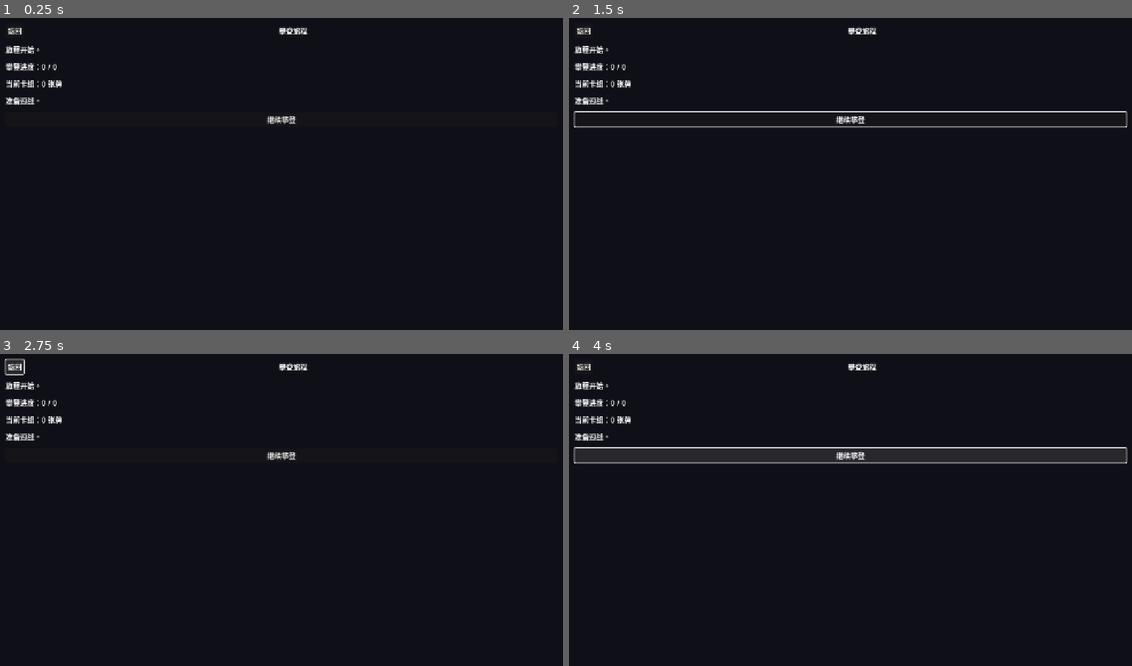
Above: before the commit, frames 1-4 (two rows, left to right).
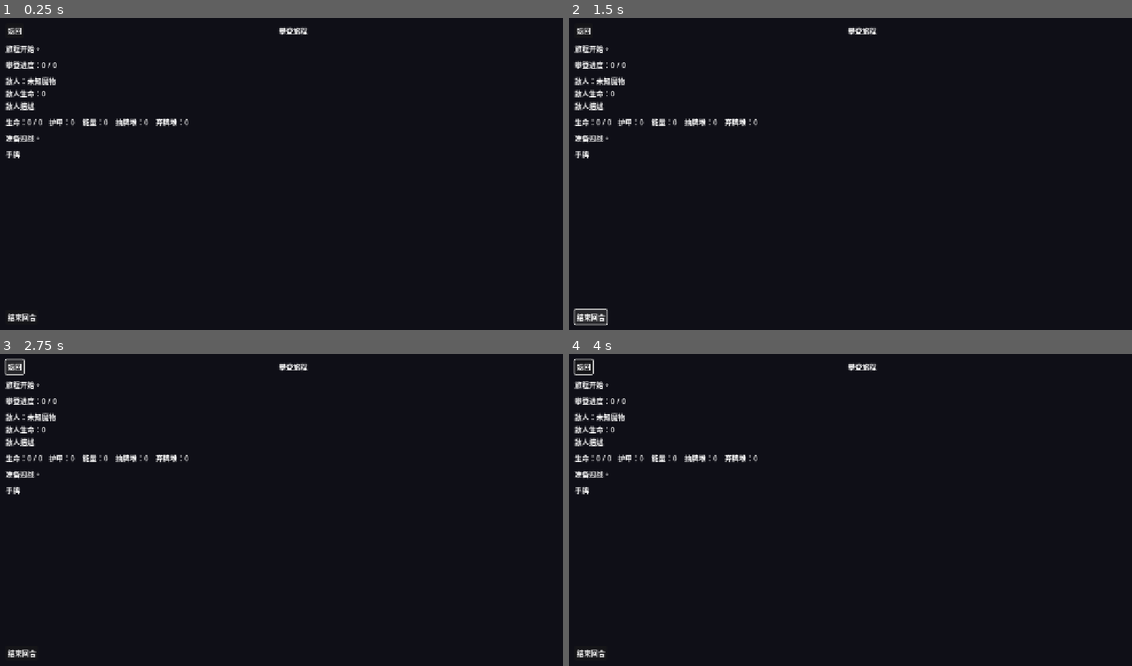
Above: after the commit, the same moments.

Repository: HHSGame/Nekopie
Game: Godot game, scene res://scenes/RunScreen.tscn
Same seed, same stepped clock (60 frames per second), same inputs: the game is played once before the commit and once after it. This scene is started directly instead of the project's main scene.
Inputs (mouse positions are in pixels of both pictures, inside the frame that each line leads up to):
- Up to frame 1 (0.25 s): no input
- Up to frame 2 (1.5 s): click (850, 120) at 0.5 s, where only the run before the commit has a clickable "继续攀登"; click (591, 317) at 1.25 s, where only the run after the commit has a clickable "结束回合"
- Up to frame 3 (2.75 s): click "返回" at 2 s
- Up to frame 4 (4 s): click "返回" at 2.75 s; click (850, 456) at 3.5 s, where only the run before the commit has a clickable "继续攀登"

The runs differ from the first frame. In frame 1, 1.6% of the frame differs, in the area x 0-53%, y 8-98%; in frame 2, 2.7%; in frame 3, 1.6%; in frame 4, 6.2%, in the area x 0-100%, y 1-98%.
Error before the commit: Parse Error: Class "GameData" hides an autoload singleton. (res://scripts/GameData.gd:2)
Error after the commit: Invalid assignment of property or key 'text' with value of type 'String' on a base object of type 'null instance'. (res://scripts/RunScreen.gd:35)

Commit message:
feat: add combat loop and encounters

Diff:
--- a/project.godot
+++ b/project.godot
@@ -1,20 +1,28 @@
 ; Engine configuration file.
-; It's best edited using the editor.
+; It's best edited using the editor UI and not directly,
+; since the parameters that go here are not all obvious.
+;
+; Format:
+;   [section] ; section goes between []
+;   param=value ; assign values to parameters
+
 config_version=5
 
 [application]
+
 config/name="Isekai Mountain Deckbuilder"
 run/main_scene="res://scenes/Main.tscn"
-config/features=PackedStringArray("4.2")
+config/features=PackedStringArray("4.3")
 
 [autoload]
+
 GameData="*res://scripts/GameData.gd"
 RunState="*res://scripts/RunState.gd"
 
 [display]
+
 window/size/viewport_width=1280
 window/size/viewport_height=720
 window/size/window_width_override=1280
 window/size/window_height_override=720
 window/stretch/mode="canvas_items"
-window/stretch/aspect="keep"
--- a/scenes/Main.tscn
+++ b/scenes/Main.tscn
@@ -1,44 +1,57 @@
-[gd_scene load_steps=2 format=3]
+[gd_scene load_steps=2 format=3 uid="uid://c5uvr0venq7br"]
 
 [ext_resource type="Script" path="res://scripts/Main.gd" id="1_6y6v6"]
 
 [node name="Main" type="Control"]
+layout_mode = 3
+anchors_preset = 15
 anchor_right = 1.0
 anchor_bottom = 1.0
+grow_horizontal = 2
+grow_vertical = 2
 script = ExtResource("1_6y6v6")
 
 [node name="Background" type="ColorRect" parent="."]
+layout_mode = 0
 anchor_right = 1.0
 anchor_bottom = 1.0
 color = Color(0.08, 0.08, 0.1, 1)
 
 [node name="CenterContainer" type="CenterContainer" parent="."]
+layout_mode = 0
 anchor_right = 1.0
 anchor_bottom = 1.0
 
 [node name="VBoxContainer" type="VBoxContainer" parent="CenterContainer"]
+layout_mode = 2
 theme_override_constants/separation = 16
 alignment = 1
 
 [node name="TitleLabel" type="Label" parent="CenterContainer/VBoxContainer"]
+layout_mode = 2
 text = "异世界冒险：隐魔之岭"
 horizontal_alignment = 1
 
 [node name="StoryLabel" type="Label" parent="CenterContainer/VBoxContainer"]
+layout_mode = 2
 text = "你穿越到异世界，被委托征服一座藏有魔物的山。\\n攀爬到山顶，击退守关魔物，即为通关。"
 horizontal_alignment = 1
 autowrap_mode = 3
 
 [node name="GoalLabel" type="Label" parent="CenterContainer/VBoxContainer"]
+layout_mode = 2
 text = "主线目标：通过卡组构筑与战斗，登顶并获得通关。"
 horizontal_alignment = 1
 autowrap_mode = 3
 
 [node name="StartButton" type="Button" parent="CenterContainer/VBoxContainer"]
+layout_mode = 2
 text = "开始征途"
 
 [node name="DeckButton" type="Button" parent="CenterContainer/VBoxContainer"]
+layout_mode = 2
 text = "卡组构筑"
 
 [node name="QuitButton" type="Button" parent="CenterContainer/VBoxContainer"]
+layout_mode = 2
 text = "退出"
--- a/scenes/RunScreen.tscn
+++ b/scenes/RunScreen.tscn
@@ -21,7 +21,7 @@
 theme_override_constants/margin_bottom = 24
 
 [node name="VBoxContainer" type="VBoxContainer" parent="MarginContainer"]
-theme_override_constants/separation = 14
+theme_override_constants/separation = 12
 
 [node name="Header" type="HBoxContainer" parent="MarginContainer/VBoxContainer"]
 theme_override_constants/separation = 12
@@ -41,12 +41,58 @@
 [node name="ProgressLabel" type="Label" parent="MarginContainer/VBoxContainer"]
 text = "攀登进度：0 / 0"
 
-[node name="DeckLabel" type="Label" parent="MarginContainer/VBoxContainer"]
-text = "当前卡组：0 张牌"
+[node name="EnemyPanel" type="VBoxContainer" parent="MarginContainer/VBoxContainer"]
+theme_override_constants/separation = 4
+
+[node name="EnemyNameLabel" type="Label" parent="MarginContainer/VBoxContainer/EnemyPanel"]
+text = "敌人：未知魔物"
+
+[node name="EnemyHpLabel" type="Label" parent="MarginContainer/VBoxContainer/EnemyPanel"]
+text = "敌人生命：0"
+
+[node name="EnemyDescLabel" type="Label" parent="MarginContainer/VBoxContainer/EnemyPanel"]
+text = "敌人描述"
+autowrap_mode = 3
+
+[node name="PlayerPanel" type="HBoxContainer" parent="MarginContainer/VBoxContainer"]
+theme_override_constants/separation = 16
+
+[node name="PlayerHpLabel" type="Label" parent="MarginContainer/VBoxContainer/PlayerPanel"]
+text = "生命：0 / 0"
+
+[node name="PlayerBlockLabel" type="Label" parent="MarginContainer/VBoxContainer/PlayerPanel"]
+text = "护甲：0"
+
+[node name="EnergyLabel" type="Label" parent="MarginContainer/VBoxContainer/PlayerPanel"]
+text = "能量：0"
+
+[node name="DrawLabel" type="Label" parent="MarginContainer/VBoxContainer/PlayerPanel"]
+text = "抽牌堆：0"
+
+[node name="DiscardLabel" type="Label" parent="MarginContainer/VBoxContainer/PlayerPanel"]
+text = "弃牌堆：0"
 
 [node name="ResultLabel" type="Label" parent="MarginContainer/VBoxContainer"]
 text = "准备迎战。"
 autowrap_mode = 3
 
-[node name="NextButton" type="Button" parent="MarginContainer/VBoxContainer"]
+[node name="HandLabel" type="Label" parent="MarginContainer/VBoxContainer"]
+text = "手牌"
+
+[node name="HandScroll" type="ScrollContainer" parent="MarginContainer/VBoxContainer"]
+size_flags_horizontal = 3
+size_flags_vertical = 3
+
+[node name="HandContainer" type="HBoxContainer" parent="MarginContainer/VBoxContainer/HandScroll"]
+size_flags_horizontal = 3
+theme_override_constants/separation = 10
+
+[node name="Actions" type="HBoxContainer" parent="MarginContainer/VBoxContainer"]
+theme_override_constants/separation = 12
+
+[node name="EndTurnButton" type="Button" parent="MarginContainer/VBoxContainer/Actions"]
+text = "结束回合"
+
+[node name="NextButton" type="Button" parent="MarginContainer/VBoxContainer/Actions"]
 text = "继续攀登"
+visible = false
--- a/scripts/GameData.gd
+++ b/scripts/GameData.gd
@@ -1,39 +1,44 @@
 extends Node
-class_name GameData
 
 const MOUNTAIN_NAME := "隐魔之岭"
 const WORLD_TAGLINE := "异世界冒险：征服山巅，穿越魔物之影。"
+const FIRST_STRIKE_DAMAGE := 4
 
 const CARD_LIBRARY := {
 	"strike": {
 		"id": "strike",
 		"name": "斩击",
 		"cost": 1,
+		"damage": 6,
 		"desc": "造成6点伤害。"
 	},
 	"defend": {
 		"id": "defend",
 		"name": "格挡",
 		"cost": 1,
+		"block": 5,
 		"desc": "获得5点护甲。"
 	},
 	"flare": {
 		"id": "flare",
 		"name": "星火",
 		"cost": 2,
+		"damage": 10,
 		"desc": "造成10点伤害。"
 	},
 	"focus": {
 		"id": "focus",
 		"name": "专注",
 		"cost": 1,
+		"draw": 2,
 		"desc": "抽2张牌。"
 	},
 	"explore": {
 		"id": "explore",
 		"name": "踏勘",
 		"cost": 1,
-		"desc": "查看山势，下一场战斗获得先手。"
+		"initiative": true,
+		"desc": "查看山势，下场战斗先手造成%d点伤害。" % FIRST_STRIKE_DAMAGE
 	}
 }
 
@@ -46,8 +51,57 @@
 	"explore"
 ]
 
+const ENEMY_LIBRARY := {
+	"slime": {
+		"id": "slime",
+		"name": "雾泽史莱姆",
+		"hp": 18,
+		"attack": 4,
+		"desc": "黏液喷吐，拖慢你的步伐。"
+	},
+	"goblin": {
+		"id": "goblin",
+		"name": "山道哥布林",
+		"hp": 22,
+		"attack": 6,
+		"desc": "埋伏在林间的劫掠者。"
+	},
+	"wisp": {
+		"id": "wisp",
+		"name": "幽雾之灵",
+		"hp": 20,
+		"attack": 7,
+		"desc": "飘忽的幽光，擅长扰乱心神。"
+	},
+	"ogre": {
+		"id": "ogre",
+		"name": "裂岩巨魔",
+		"hp": 30,
+		"attack": 9,
+		"desc": "手持岩锤，守护山腰。"
+	},
+	"summit_lord": {
+		"id": "summit_lord",
+		"name": "山巅魔王",
+		"hp": 38,
+		"attack": 11,
+		"desc": "盘踞山巅的魔物首领。"
+	}
+}
+
+const ENCOUNTERS := [
+	"slime",
+	"goblin",
+	"wisp",
+	"ogre",
+	"summit_lord"
+]
+
 static func get_card(card_id: String) -> Dictionary:
 	return CARD_LIBRARY.get(card_id, {})
 
 static func all_cards() -> Array:
 	return CARD_LIBRARY.values()
+
+static func get_enemy(enemy_id: String) -> Dictionary:
+	return ENEMY_LIBRARY.get(enemy_id, {})
--- a/scripts/RunScreen.gd
+++ b/scripts/RunScreen.gd
@@ -1,39 +1,195 @@
 extends Control
+
+const CARD_WIDGET_SCENE := preload("res://scenes/CardWidget.tscn")
+const HAND_SIZE := 5
+const ENERGY_PER_TURN := 3
 
 @onready var story_label: Label = %StoryLabel
 @onready var progress_label: Label = %ProgressLabel
-@onready var deck_label: Label = %DeckLabel
+@onready var enemy_name_label: Label = %EnemyNameLabel
+@onready var enemy_hp_label: Label = %EnemyHpLabel
+@onready var enemy_desc_label: Label = %EnemyDescLabel
+@onready var player_hp_label: Label = %PlayerHpLabel
+@onready var player_block_label: Label = %PlayerBlockLabel
+@onready var energy_label: Label = %EnergyLabel
+@onready var draw_label: Label = %DrawLabel
+@onready var discard_label: Label = %DiscardLabel
 @onready var result_label: Label = %ResultLabel
+@onready var hand_container: HBoxContainer = %HandContainer
+@onready var end_turn_button: Button = %EndTurnButton
 @onready var next_button: Button = %NextButton
 @onready var back_button: Button = %BackButton
 
-var completed := false
+var draw_pile: Array = []
+var hand: Array = []
+var discard_pile: Array = []
+var player_block := 0
+var energy := 0
+
+var enemy_data := {}
+var enemy_hp := 0
+var combat_over := false
+var run_complete := false
 
 func _ready() -> void:
 	story_label.text = "你踏上 %s 的山道，魔物在雾中伺机。" % GameData.MOUNTAIN_NAME
 	back_button.pressed.connect(_on_back_pressed)
+	end_turn_button.pressed.connect(_on_end_turn_pressed)
 	next_button.pressed.connect(_on_next_pressed)
+	_start_encounter()
+
+func _start_encounter() -> void:
+	combat_over = false
+	run_complete = false
+	player_block = 0
+	energy = ENERGY_PER_TURN
+	draw_pile = RunState.deck.duplicate(true)
+	draw_pile.shuffle()
+	hand.clear()
+	discard_pile.clear()
+	enemy_data = RunState.start_encounter()
+	enemy_hp = enemy_data.get("hp", 0)
+	if RunState.next_encounter_first_strike:
+		var strike_damage := GameData.FIRST_STRIKE_DAMAGE
+		enemy_hp = max(enemy_hp - strike_damage, 0)
+		RunState.next_encounter_first_strike = false
+		result_label.text = "你先手出击，对魔物造成%d点伤害。" % strike_damage
+	else:
+		result_label.text = "遭遇了新的魔物，准备战斗。"
+	_draw_cards(HAND_SIZE)
 	_update_ui()
 
 func _update_ui() -> void:
-	progress_label.text = "攀登进度：%d / %d" % [RunState.encounters_completed, RunState.max_encounters]
-	deck_label.text = "当前卡组：%d 张牌" % RunState.deck.size()
-	if completed:
-		next_button.text = "返回主菜单"
+	var progress_current: int = int(min(RunState.encounters_completed + 1, RunState.max_encounters))
+	progress_label.text = "攀登进度：%d / %d" % [progress_current, RunState.max_encounters]
+	enemy_name_label.text = "敌人：%s" % enemy_data.get("name", "未知魔物")
+	enemy_hp_label.text = "敌人生命：%d" % enemy_hp
+	enemy_desc_label.text = enemy_data.get("desc", "")
+	player_hp_label.text = "生命：%d / %d" % [RunState.player_hp, RunState.player_max_hp]
+	player_block_label.text = "护甲：%d" % player_block
+	energy_label.text = "能量：%d" % energy
+	draw_label.text = "抽牌堆：%d" % draw_pile.size()
+	discard_label.text = "弃牌堆：%d" % discard_pile.size()
+	end_turn_button.disabled = combat_over
+	next_button.visible = combat_over
+	if combat_over:
+		next_button.text = "返回主菜单" if run_complete else "继续攀登"
+	_refresh_hand()
+
+func _refresh_hand() -> void:
+	for child in hand_container.get_children():
+		child.queue_free()
+	for index in hand.size():
+		var card_id: String = hand[index]
+		var card_data := GameData.get_card(card_id)
+		var widget: CardWidget = CARD_WIDGET_SCENE.instantiate()
+		widget.set_card(card_data)
+		widget.clicked.connect(_on_hand_card_clicked.bind(index))
+		hand_container.add_child(widget)
+
+func _draw_cards(count: int) -> void:
+	for i in count:
+		if draw_pile.is_empty():
+			if discard_pile.is_empty():
+				break
+			draw_pile = discard_pile.duplicate(true)
+			discard_pile.clear()
+			draw_pile.shuffle()
+		hand.append(draw_pile.pop_back())
+
+func _on_hand_card_clicked(card_id: String, index: int) -> void:
+	if combat_over:
+		return
+	var card_data := GameData.get_card(card_id)
+	var cost := int(card_data.get("cost", 0))
+	if cost > energy:
+		result_label.text = "能量不足，无法打出 %s。" % card_data.get("name", "卡牌")
+		return
+	energy -= cost
+	_apply_card_effect(card_data)
+	_remove_card_from_hand(card_id, index)
+	discard_pile.append(card_id)
+	_check_enemy_defeat()
+	_update_ui()
+
+func _apply_card_effect(card_data: Dictionary) -> void:
+	var damage := int(card_data.get("damage", 0))
+	if damage > 0:
+		enemy_hp = max(enemy_hp - damage, 0)
+		result_label.text = "你对魔物造成%d点伤害。" % damage
+	var block := int(card_data.get("block", 0))
+	if block > 0:
+		player_block += block
+		result_label.text = "你获得%d点护甲。" % block
+	var draw_count := int(card_data.get("draw", 0))
+	if draw_count > 0:
+		_draw_cards(draw_count)
+		result_label.text = "你抽了%d张牌。" % draw_count
+	if bool(card_data.get("initiative", false)):
+		RunState.next_encounter_first_strike = true
+		result_label.text = "你踏勘山势，下场战斗将先手出击。"
+
+func _remove_card_from_hand(card_id: String, index: int) -> void:
+	if index >= 0 and index < hand.size() and hand[index] == card_id:
+		hand.remove_at(index)
+		return
+	var fallback_index := hand.find(card_id)
+	if fallback_index >= 0:
+		hand.remove_at(fallback_index)
+
+func _on_end_turn_pressed() -> void:
+	if combat_over:
+		return
+	_discard_hand()
+	_enemy_turn()
+	if combat_over:
+		_update_ui()
+		return
+	player_block = 0
+	energy = ENERGY_PER_TURN
+	_draw_cards(HAND_SIZE)
+	result_label.text = "魔物行动结束，你继续攀登。"
+	_update_ui()
+
+func _discard_hand() -> void:
+	for card_id in hand:
+		discard_pile.append(card_id)
+	hand.clear()
+
+func _enemy_turn() -> void:
+	var enemy_attack: int = int(enemy_data.get("attack", 0))
+	if enemy_attack <= 0:
+		result_label.text = "魔物踌躇不前。"
+		return
+	var blocked: int = int(min(enemy_attack, player_block))
+	var damage: int = enemy_attack - blocked
+	player_block = max(player_block - enemy_attack, 0)
+	if damage > 0:
+		RunState.player_hp = max(RunState.player_hp - damage, 0)
+		result_label.text = "魔物反击，造成%d点伤害。" % damage
 	else:
-		next_button.text = "继续攀登"
+		result_label.text = "你挡下了魔物的攻击。"
+	if RunState.player_hp <= 0:
+		combat_over = true
+		run_complete = true
+		result_label.text = "你在山道上倒下，征途告终。"
+
+func _check_enemy_defeat() -> void:
+	if enemy_hp <= 0:
+		combat_over = true
+		run_complete = RunState.complete_encounter()
+		if run_complete:
+			result_label.text = "你征服了 %s，登顶通关！" % GameData.MOUNTAIN_NAME
+		else:
+			result_label.text = "你击退了魔物，继续向山顶攀登。"
 
 func _on_next_pressed() -> void:
-	if completed:
+	if not combat_over:
+		return
+	if run_complete:
 		get_tree().change_scene_to_file("res://scenes/Main.tscn")
 		return
-	var reached_peak := RunState.advance_encounter()
-	if reached_peak:
-		completed = true
-		result_label.text = "你征服了 %s，登顶通关！" % GameData.MOUNTAIN_NAME
-	else:
-		result_label.text = "你击退了一批魔物，继续向上。"
-	_update_ui()
+	_start_encounter()
 
 func _on_back_pressed() -> void:
 	get_tree().change_scene_to_file("res://scenes/Main.tscn")
--- a/scripts/RunState.gd
+++ b/scripts/RunState.gd
@@ -1,10 +1,13 @@
 extends Node
-class_name RunState
 
 var deck: Array = []
 var encounters_completed := 0
-var max_encounters := 5
+var max_encounters := 0
 var run_active := false
+var player_max_hp := 40
+var player_hp := 40
+var next_encounter_first_strike := false
+var current_enemy_id := ""
 
 func _ready() -> void:
 	if deck.is_empty():
@@ -13,13 +16,31 @@
 func reset_run() -> void:
 	deck = GameData.STARTER_DECK.duplicate(true)
 	encounters_completed = 0
+	max_encounters = GameData.ENCOUNTERS.size()
 	run_active = false
+	player_hp = player_max_hp
+	next_encounter_first_strike = false
+	current_enemy_id = ""
 
 func start_run() -> void:
 	run_active = true
 	encounters_completed = 0
+	max_encounters = GameData.ENCOUNTERS.size()
+	player_hp = player_max_hp
+	next_encounter_first_strike = false
+	current_enemy_id = ""
 
-func advance_encounter() -> bool:
+func get_current_enemy_id() -> String:
+	if encounters_completed < max_encounters:
+		return GameData.ENCOUNTERS[encounters_completed]
+	return ""
+
+func start_encounter() -> Dictionary:
+	current_enemy_id = get_current_enemy_id()
+	return GameData.get_enemy(current_enemy_id)
+
+func complete_encounter() -> bool:
 	if encounters_completed < max_encounters:
 		encounters_completed += 1
+	current_enemy_id = ""
 	return encounters_completed >= max_encounters
Not shown, changed: AGENTS.md
Not shown, changed: CHANGELOG.md
Not shown, changed: PROJECT.md
